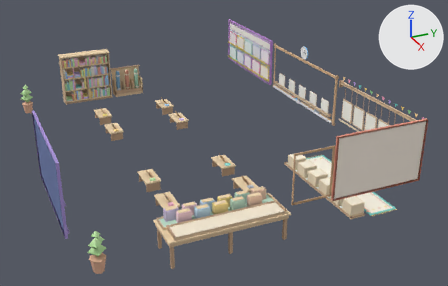
What one commit did to the glTF model assets/pi_interior_props.glb.
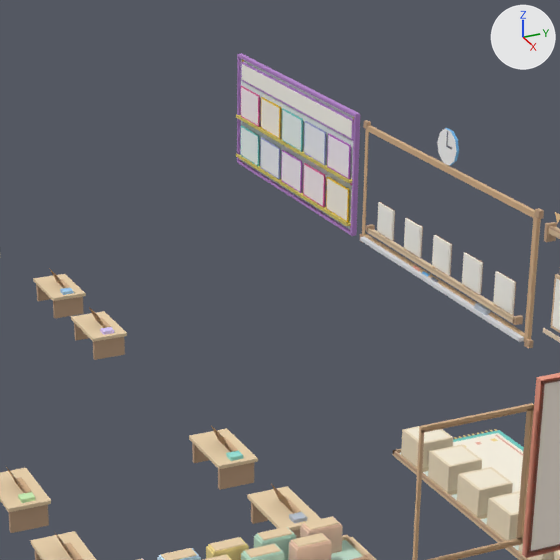
Each version appears first whole from a camera (50 mm lens) standing at (17.03, -6.09, 8.45) and looking at (1.0, 1.13, 0.44), and next in a close-up on the part from 32% to 77% of the width and 0% to 71% of the height. The axes (+X, +Y, +Z) are drawn at upper right. The lights are the same throughout. The last two pictures show the newer version.

Names of what the first close-up shows: 'lalu_asma_papan', 'lalu_bingkai_papan', 'lalu_hadis_papan', 'lalu_jawi_dulang', 'lalu_sirah_alas', 'lalu_sirah_blok_2', 'lalu_sirah_blok_3', 'meja_rendah_1', 'meja_rendah_2', 'meja_rendah_3', 'meja_rendah_4', 'meja_rendah_7' and 31 more.
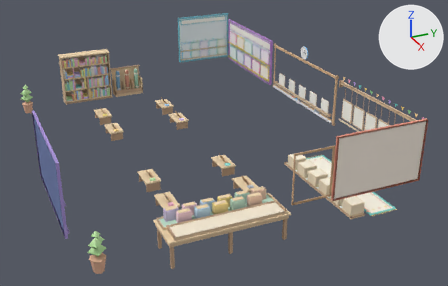
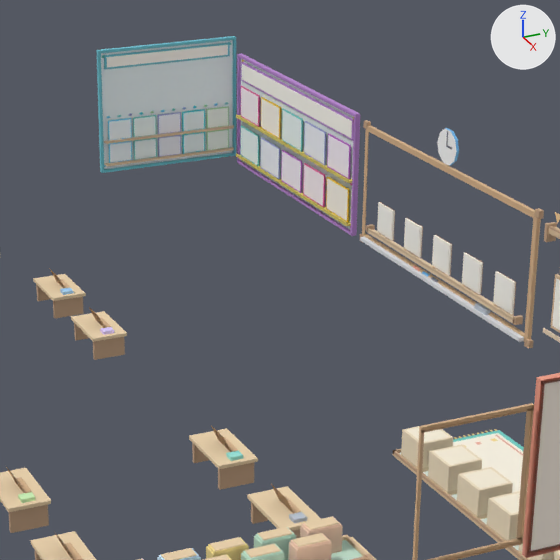
The edits, one by one:
Mesh me_lalu_wuduk_kad_10 is new.
It has 296 vertices, 248 faces and spans x -0.013..0.009, y -0.18..0.18, z -0.15..0.15.
It uses material mat_warna_bucu.
Mesh me_lalu_wuduk_kad_9 is new.
It has 205 vertices, 174 faces and spans x -0.013..0.009, y -0.18..0.18, z -0.15..0.15.
It uses material mat_warna_bucu.
Mesh me_lalu_wuduk_kad_8 is new.
It has 211 vertices, 180 faces and spans x -0.013..0.009, y -0.18..0.18, z -0.15..0.15.
It uses material mat_warna_bucu.
Mesh me_lalu_wuduk_kad_7 is new.
It has 218 vertices, 180 faces and spans x -0.013..0.009, y -0.18..0.18, z -0.15..0.15.
It uses material mat_warna_bucu.
Mesh me_lalu_wuduk_kad_6 is new.
It has 247 vertices, 206 faces and spans x -0.013..0.009, y -0.18..0.18, z -0.15..0.15.
It uses material mat_warna_bucu.
Mesh me_lalu_wuduk_papan is new.
It has 1098 vertices, 946 faces and spans x -6.0..-5.88, y 2.27..4.43, z 0.94..2.74.
It uses material mat_warna_bucu.
Object 'lalu_wuduk_kad_10' (ob_lalu_wuduk_kad_10) is new; it shows me_lalu_wuduk_kad_10.
Its location is (-5.93, 4.13, 1.22).
Object 'lalu_wuduk_kad_9' (ob_lalu_wuduk_kad_9) is new; it shows me_lalu_wuduk_kad_9.
Its location is (-5.93, 3.74, 1.22).
Object 'lalu_wuduk_kad_8' (ob_lalu_wuduk_kad_8) is new; it shows me_lalu_wuduk_kad_8.
Its location is (-5.93, 3.35, 1.22).
Object 'lalu_wuduk_kad_7' (ob_lalu_wuduk_kad_7) is new; it shows me_lalu_wuduk_kad_7.
Its location is (-5.93, 2.96, 1.22).
Object 'lalu_wuduk_kad_6' (ob_lalu_wuduk_kad_6) is new; it shows me_lalu_wuduk_kad_6.
Its location is (-5.93, 2.57, 1.22).
Object 'lalu_wuduk_kad_5' (ob_lalu_wuduk_kad_5) is new; it shows a copy of me_lalu_wuduk_kad_10.
Its location is (-5.93, 4.13, 1.56).
Object 'lalu_wuduk_kad_4' (ob_lalu_wuduk_kad_4) is new; it shows a copy of me_lalu_wuduk_kad_9.
Its location is (-5.93, 3.74, 1.56).
Object 'lalu_wuduk_kad_3' (ob_lalu_wuduk_kad_3) is new; it shows a copy of me_lalu_wuduk_kad_8.
Its location is (-5.93, 3.35, 1.56).
Object 'lalu_wuduk_kad_2' (ob_lalu_wuduk_kad_2) is new; it shows a copy of me_lalu_wuduk_kad_7.
Its location is (-5.93, 2.96, 1.56).
Object 'lalu_wuduk_kad_1' (ob_lalu_wuduk_kad_1) is new; it shows a copy of me_lalu_wuduk_kad_6.
Its location is (-5.93, 2.57, 1.56).
Object 'lalu_wuduk_papan' (ob_lalu_wuduk_papan) is new; it shows me_lalu_wuduk_papan.
Its location is (0.0, 0.0, 0.0).

Changed parts and their boxes [x1, y1, x2, y2] in the close-ups (560 x 560 px):
'lalu_wuduk_papan', added: after [96, 36, 236, 173]
'lalu_wuduk_kad_1', added: after [108, 118, 132, 141]
'lalu_wuduk_kad_2', added: after [133, 115, 156, 137]
'lalu_wuduk_kad_3', added: after [158, 112, 181, 134]
'lalu_wuduk_kad_7', added: after [133, 138, 157, 160]
'lalu_wuduk_kad_4', added: after [182, 109, 205, 131]
'lalu_wuduk_kad_6', added: after [108, 141, 132, 163]
'lalu_wuduk_kad_5', added: after [206, 106, 229, 129]
'lalu_wuduk_kad_8', added: after [158, 135, 181, 157]
'lalu_wuduk_kad_9', added: after [182, 132, 205, 154]
'lalu_wuduk_kad_10', added: after [206, 129, 229, 151]
